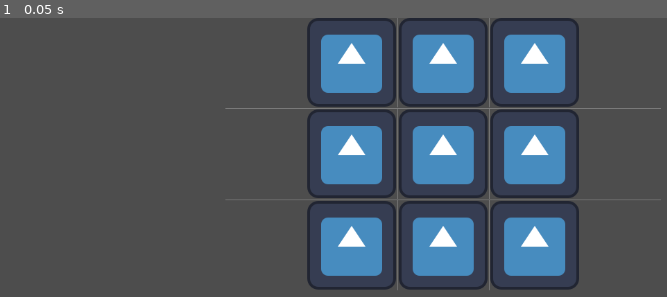
Above: before the commit, frame 1.
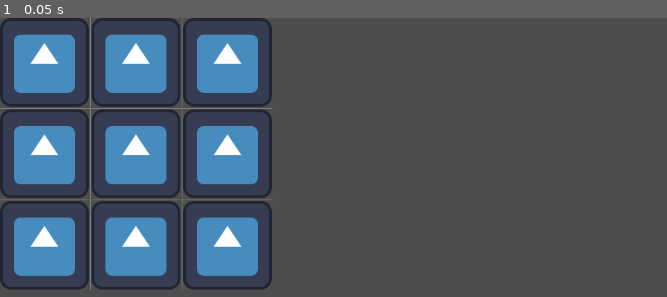
Above: after the commit, the same moment.

Repository: TheSecondReal0/caci-tictactoe
Game: Godot game, scene res://board/board.tscn
Same seed, same stepped clock (60 frames per second), same inputs: the game is played once before the commit and once after it. The project has no main scene, so this scene is started directly. The engine's default icon, where the game draws it, is replaced by a stand-in: a white triangle on a blue panel in a dark square.
Inputs:
- Up to frame 1 (0.05 s): no input

The runs differ from the first frame. In frame 1, 45% of the frame differs, in the area x 0-100%, y 0-98%.

Commit message:
reorganizing board scene

Diff:
--- a/board/board.tscn
+++ b/board/board.tscn
@@ -4,21 +4,9 @@
 [ext_resource type="PackedScene" uid="uid://culg3bjtdkqby" path="res://board/row.tscn" id="2_snqcl"]
 [ext_resource type="PackedScene" uid="uid://chtf8ljdjxsar" path="res://board/cell.tscn" id="3_4trgr"]
 
-[node name="board" type="Control" node_paths=PackedStringArray("row_container")]
-layout_mode = 3
-anchors_preset = 15
-anchor_right = 1.0
-anchor_bottom = 1.0
-grow_horizontal = 2
-grow_vertical = 2
+[node name="board" type="VBoxContainer" node_paths=PackedStringArray("row_container")]
+theme_override_constants/separation = 0
 script = ExtResource("1_g23yb")
-row_container = NodePath("rows")
+row_container = NodePath(".")
 row_scene = ExtResource("2_snqcl")
 cell_scene = ExtResource("3_4trgr")
-
-[node name="rows" type="VBoxContainer" parent="."]
-layout_mode = 2
-offset_left = 325.5
-offset_right = 951.5
-offset_bottom = 626.0
-theme_override_constants/separation = 0
